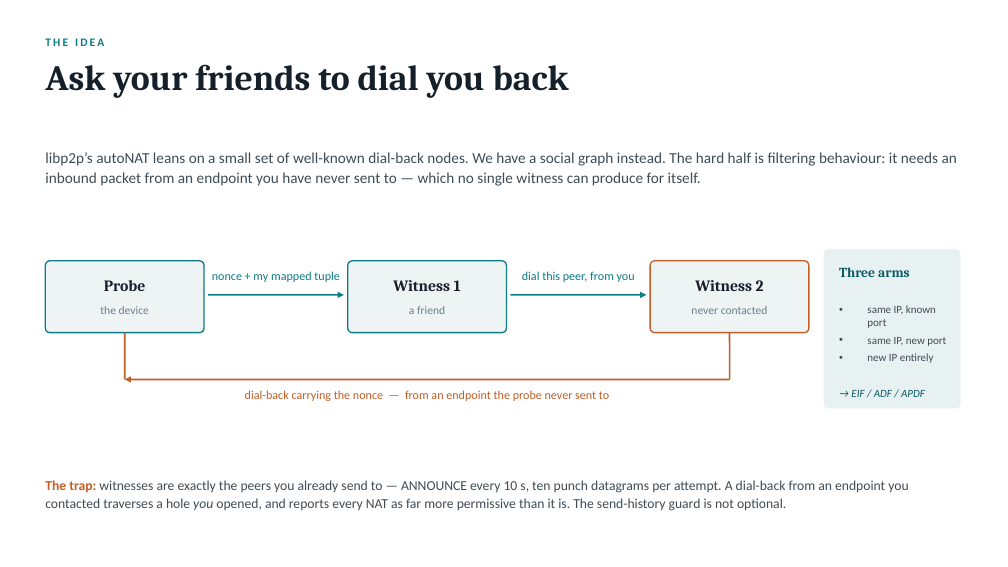
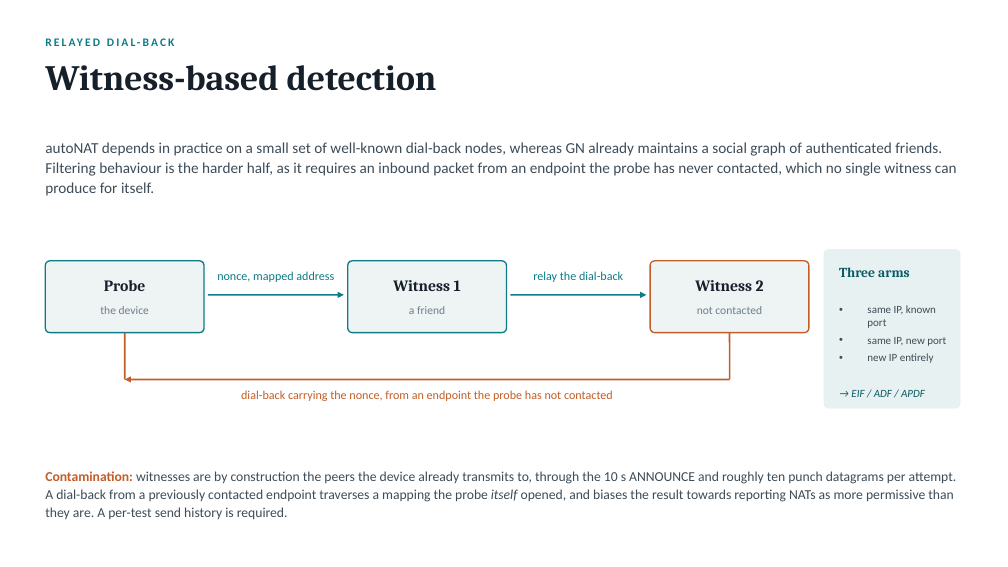
Before and after one commit to danbachar/grassroots-networking, a slide deck: slide 7 of docs/student-projects/grassroots-nat-project.pptx. Drawn at 1008x567 pixels with LibreOffice and Linux fonts; fonts in the diff are those of the drawing. Boxes give left, top, right and bottom in pixels: in the first picture for what was removed or moved away, otherwise in the second. Text is boxed around its words. In the diff, an @@ line names an element or a change of style, - is before the commit and + after.

```diff
--- a/docs/student-projects/grassroots-nat-project.pptx
+++ b/docs/student-projects/grassroots-nat-project.pptx
@@ text at [45, 38, 104, 46]: text changed @@
-THE IDEA
+RELAYED DIAL-BACK
@@ text at [45, 65, 437, 91]: text changed @@
-Ask your friends to dial you back
+Witness-based detection
@@ text at [45, 142, 957, 196]: text changed @@
-libp2p’s autoNAT leans on a small set of well-known dial-back nodes. We have a social graph instead. The hard half is filtering behaviour: it needs an inbound packet from an endpoint you have never sent to — which no single witness can produce for itself.
+autoNAT depends in practice on a small set of well-known dial-back nodes, whereas GN already maintains a social graph of authenticated friends. Filtering behaviour is the harder half, as it requires an inbound packet from an endpoint the probe has never contacted, which no single witness can produce for itself.
@@ text at [217, 271, 334, 282]: text changed @@
-nonce + my mapped tuple
+nonce, mapped address
@@ text at [533, 271, 623, 282]: text changed @@
-dial this peer, from you
+relay the dial-back
@@ text at [697, 306, 762, 314]: text changed @@
-never contacted
+not contacted
@@ text at [241, 390, 613, 401]: text changed @@
-dial-back carrying the nonce — from an endpoint the probe never sent to
+dial-back carrying the nonce, from an endpoint the probe has not contacted
@@ text at [45, 471, 957, 519]: text changed @@
-The trap: witnesses are exactly the peers you already send to — ANNOUNCE every 10 s, ten punch datagrams per attempt. A dial-back from an endpoint you contacted traverses a hole you opened, and reports every NAT as far more permissive than it is. The send-history guard is not optional.
+Contamination: witnesses are by construction the peers the device already transmits to, through the 10 s ANNOUNCE and roughly ten punch datagrams per attempt. A dial-back from a previously contacted endpoint traverses a mapping the probe itself opened, and biases the result towards reporting NATs as more permissive than they are. A per-test send history is required.
```
Also in this commit, not shown: 10 other slides changed, 3 other files.
